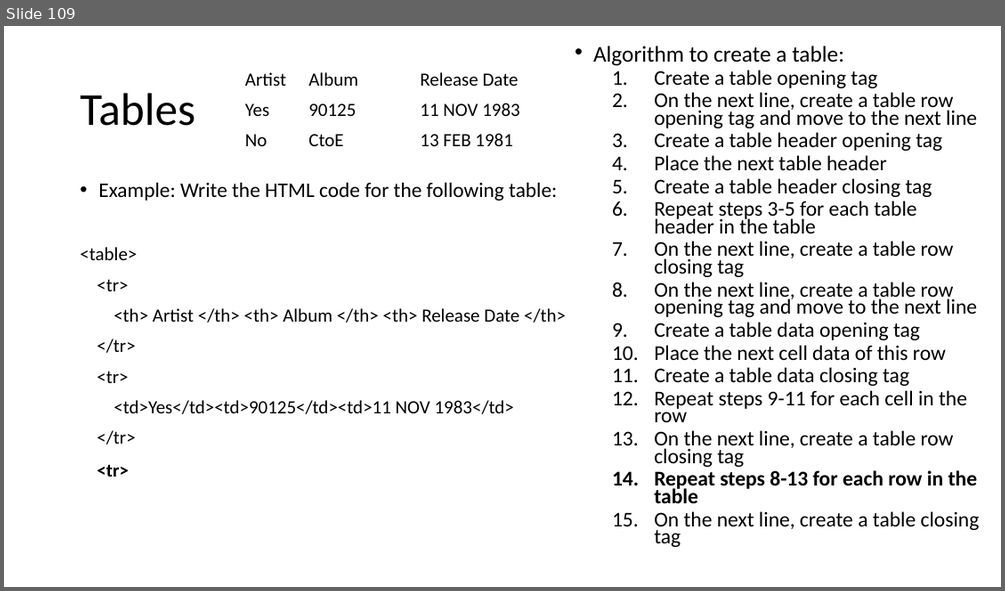
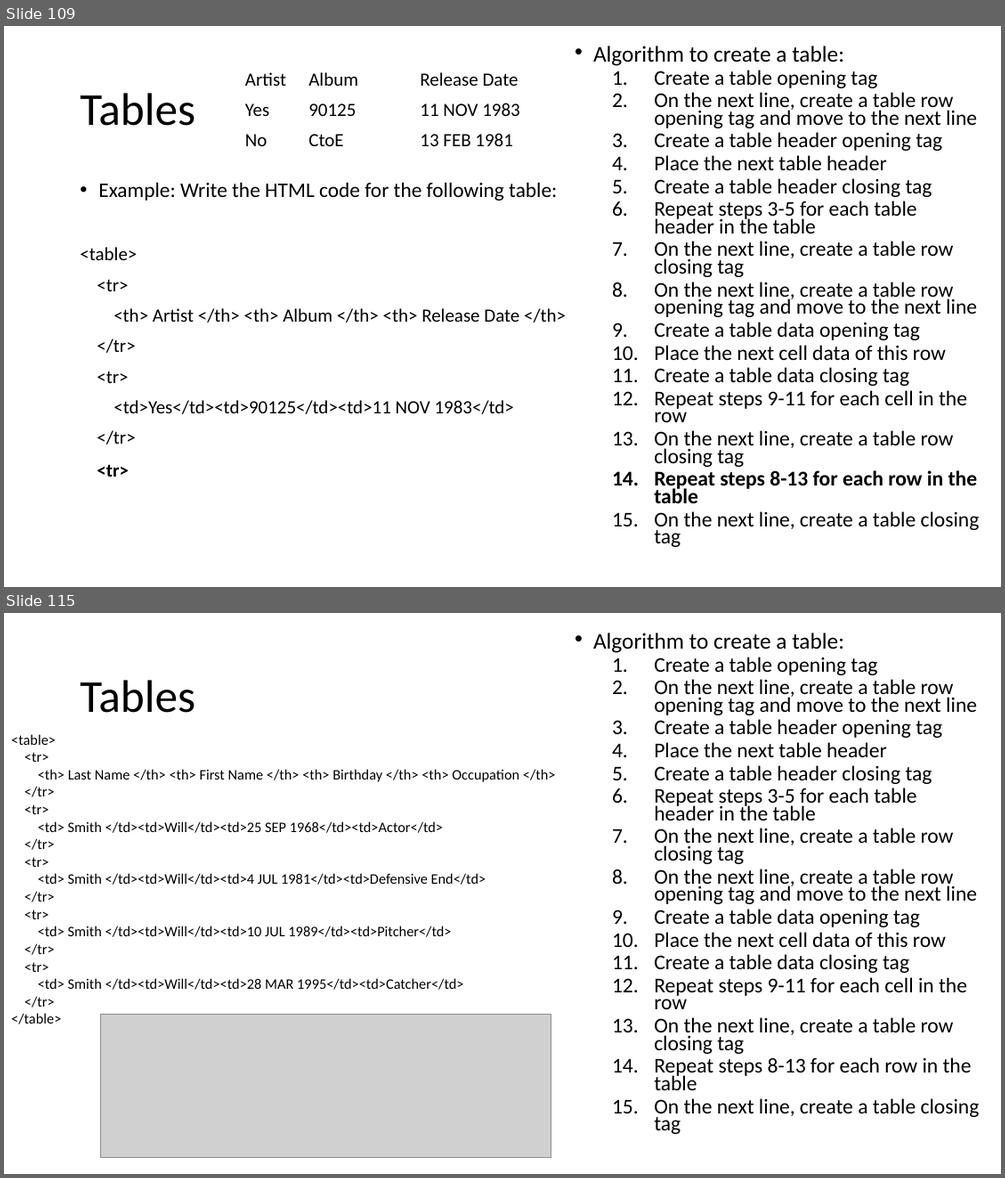
Before and after one commit to MrJoshGross/Course-Curricular-Material, a slide deck: Computer Science Discoveries/Lectures/Lecture 9 - More HTML Tags.pptx. Shown one above the other, each under a label of ours: slide 109 before the commit, slides 109 and 115 after it; the slides between them are not shown. The pictures are 1005x591 and 1005x1178 pixels, drawn with LibreOffice and Linux fonts; fonts in the diff are those of the drawing; grey boxes stand for pictures. Boxes give left, top, right and bottom in pixels: in the first picture for what was removed or moved away, otherwise in the second. Text is boxed around its words. In the diff, an @@ line names an element or a change of style, - is before the commit and + after.

```diff
--- a/Computer Science Discoveries/Lectures/Lecture 9 - More HTML Tags.pptx
+++ b/Computer Science Discoveries/Lectures/Lecture 9 - More HTML Tags.pptx
@@ slide 115 added at [4,613,1001,1174], background #FFFFFF @@
@@ text added at [593,633,979,1134], 20.1 pt, text #000000 @@
+• Algorithm to create a table:
+  1. Create a table opening tag
+  2. On the next line, create a table row opening tag and move to the next line
+  3. Create a table header opening tag
+  4. Place the next table header
+  5. Create a table header closing tag
+  6. Repeat steps 3-5 for each table header in the table
+  7. On the next line, create a table row closing tag
+  8. On the next line, create a table row opening tag and move to the next line
+  9. Create a table data opening tag
+  10. Place the next cell data of this row
+  11. Create a table data closing tag
+  12. Repeat steps 9-11 for each cell in the row
+  13. On the next line, create a table row closing tag
+  14. Repeat steps 8-13 for each row in the table
+  15. On the next line, create a table closing tag
@@ title added at [80,680,195,713], 44 pt, text #000000 @@
+Tables
@@ text added at [11,734,556,1024], 14 pt, text #000000 @@
+<table>
+<tr>
+<th> Last Name </th> <th> First Name </th> <th> Birthday </th> <th> Occupation </th>
+</tr>
+<tr>
+<td> Smith </td><td>Will</td><td>25 SEP 1968</td><td>Actor</td>
+</tr>
+<tr>
+<td> Smith </td><td>Will</td><td>4 JUL 1981</td><td>Defensive End</td>
+</tr>
+<tr>
+<td> Smith </td><td>Will</td><td>10 JUL 1989</td><td>Pitcher</td>
+</tr>
+<tr>
+<td> Smith </td><td>Will</td><td>28 MAR 1995</td><td>Catcher</td>
+</tr>
+</table>
@@ picture added at [100,1014,551,1158] @@
```
Also in this commit, not shown: 3 slides changed, 2 other slides added, 1 other file.
